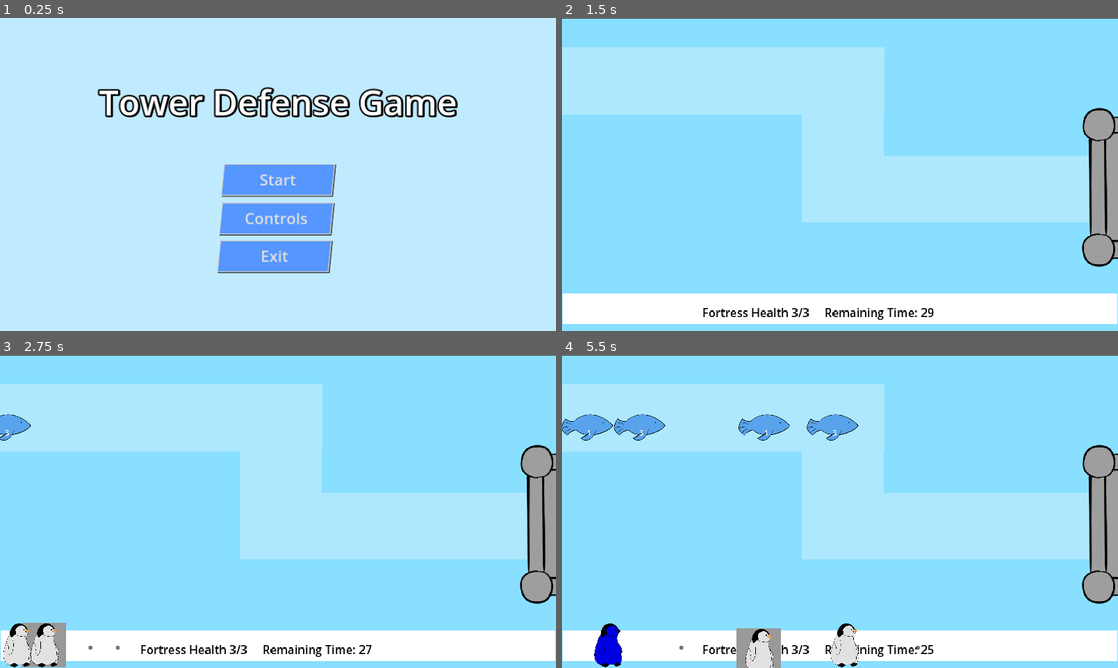
Above: before the commit, frames 1-4 (two rows, left to right).
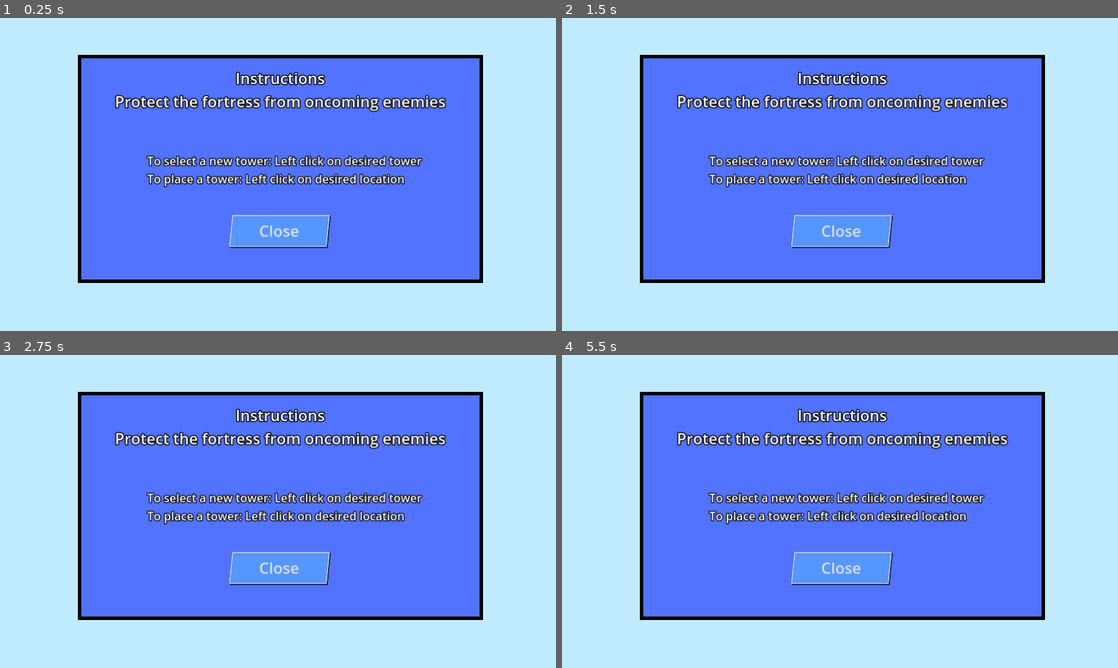
Above: after the commit, the same moments.

Repository: TraighScott/PenguinDefense
Game: Godot game, scene res://menus/main_menu.tscn
Same seed, same stepped clock (60 frames per second), same inputs: the game is played once before the commit and once after it.
Inputs (mouse positions are in pixels of both pictures, inside the frame that each line leads up to):
- Up to frame 1 (0.25 s): no input
- Up to frame 2 (1.5 s): click "Start" at 0.5 s; click (840, 180) at 1.25 s, where only the run after the commit has a clickable "Start"
- Up to frame 3 (2.75 s): click (44, 646) at 2.02 s
- Up to frame 4 (5.5 s): click (678, 649) at 2.77 s; click (678, 649) at 3.52 s; click (756, 649) at 4.27 s; click (756, 649) at 5.02 s

The runs differ from the first frame. In frame 1, 52% of the frame differs, in the area x 14-87%, y 11-85%; in frame 2, 94%; in frame 3, 95%; in frame 4, 95%, in the area x 0-100%, y 0-100%.

Commit message:
Seperate enemy health bars

Diff:
--- a/project/enemy/enemy.gd
+++ b/project/enemy/enemy.gd
@@ -6,17 +6,22 @@
 @export var enemy_type : EnemyType
 
 @onready var path: PathFollow2D = get_parent()
+@onready var health
+@onready var speed
 
 
 func _physics_process(delta):
-	if enemy_type.health <= 0:
+	if health <= 0:
 		get_parent().get_parent().queue_free()
-	path.set_progress(path.get_progress() + enemy_type.speed * delta)
-	$EnemyHealth.text = "%d" % enemy_type.health
+	path.set_progress(path.get_progress() + speed * delta)
+	$EnemyHealth.text = "%d" % health
 
 
 func load_enemy_type(new_enemy : EnemyType):
 	enemy_type = new_enemy
+	health = enemy_type.health
+	speed = enemy_type.speed
+	enemy_type.duplicate()
 
 
 func _on_visible_on_screen_notifier_2d_screen_exited() -> void:
@@ -28,5 +33,5 @@
 func _on_area_2d_body_entered(body: Node2D) -> void:
 	if body.is_in_group("projectile"):
 		SoundController.enemy_defeated_sound()
-		enemy_type.health -= 1
+		health -= 1
 		body.queue_free()
--- a/project/enemy/enemy.tscn
+++ b/project/enemy/enemy.tscn
@@ -1,8 +1,15 @@
-[gd_scene load_steps=6 format=3 uid="uid://bgyqj86t0f3hy"]
+[gd_scene load_steps=7 format=3 uid="uid://bgyqj86t0f3hy"]
 
 [ext_resource type="Script" path="res://enemy/enemy.gd" id="1_ggy8h"]
+[ext_resource type="Script" path="res://enemy/enemy_type.gd" id="2_icyul"]
 [ext_resource type="Texture2D" uid="uid://chm1khjakxggl" path="res://enemy/fish.png" id="2_npaq2"]
-[ext_resource type="Resource" uid="uid://c5bla5usc3j7t" path="res://enemy/fish.tres" id="2_rurkx"]
+
+[sub_resource type="Resource" id="Resource_lysw5"]
+resource_local_to_scene = true
+script = ExtResource("2_icyul")
+name = "Fish"
+health = 1
+speed = 220
 
 [sub_resource type="RectangleShape2D" id="RectangleShape2D_dk8ma"]
 size = Vector2(210, 108)
@@ -13,7 +20,7 @@
 [node name="Enemy" type="CharacterBody2D" groups=["enemy"]]
 collision_layer = 2
 script = ExtResource("1_ggy8h")
-enemy_type = ExtResource("2_rurkx")
+enemy_type = SubResource("Resource_lysw5")
 
 [node name="Sprite2D" type="Sprite2D" parent="."]
 texture_filter = 1
--- a/project/enemy/path_1.gd
+++ b/project/enemy/path_1.gd
@@ -1,9 +1,12 @@
 extends Path2D
+
 
 @onready var enemy: CharacterBody2D = $PathFollow2D/Enemy
 @onready var fish := load("res://enemy/fish.tres")
 @onready var fast_fish := load("res://enemy/fast_fish.tres")
 @onready var tanky_fish := load("res://enemy/tanky_fish.tres")
+
+
 func _ready() -> void:
 	var roll = randi_range(1, 30)
 
--- a/project/menus/main_menu.tscn
+++ b/project/menus/main_menu.tscn
@@ -63,7 +63,6 @@
 label_settings = SubResource("LabelSettings_wayrf")
 
 [node name="ControlsBorder" type="ColorRect" parent="."]
-visible = false
 offset_left = 161.0
 offset_top = 76.0
 offset_right = 1001.0
@@ -95,11 +94,13 @@
 
 [node name="Controls" type="Label" parent="ControlsBorder/ControlsBackground"]
 layout_mode = 0
-offset_left = 139.0
-offset_top = 161.0
-offset_right = 672.0
-offset_bottom = 195.0
-text = "To place a tower: Left click on desired location"
+offset_left = 137.0
+offset_top = 195.0
+offset_right = 670.0
+offset_bottom = 229.0
+text = "To select a new tower: Left click on desired tower
+To place a tower: Left click on desired location
+"
 label_settings = SubResource("LabelSettings_wu3we")
 
 [node name="CloseButton" type="Button" parent="ControlsBorder/ControlsBackground"]
--- a/project/tower/aoe_projectile.gd
+++ b/project/tower/aoe_projectile.gd
@@ -2,5 +2,5 @@
 
 
 func _ready() -> void:
-	await get_tree().create_timer(1.5).timeout
+	await get_tree().create_timer(.05).timeout
 	queue_free()
--- a/project/tower/aoe_projectile.tscn
+++ b/project/tower/aoe_projectile.tscn
@@ -1,9 +1,10 @@
-[gd_scene load_steps=3 format=3 uid="uid://bln7e153tff7y"]
+[gd_scene load_steps=4 format=3 uid="uid://bln7e153tff7y"]
 
 [ext_resource type="Script" path="res://tower/aoe_projectile.gd" id="1_ld6pc"]
+[ext_resource type="Texture2D" uid="uid://b0jc8bul7jqkw" path="res://tower/snowball.png" id="2_217ss"]
 
 [sub_resource type="CircleShape2D" id="CircleShape2D_jxhdf"]
-radius = 284.143
+radius = 207.01
 
 [node name="AoeProjectile" type="StaticBody2D" groups=["projectile"]]
 script = ExtResource("1_ld6pc")
@@ -11,3 +12,9 @@
 [node name="CollisionShape2D" type="CollisionShape2D" parent="."]
 shape = SubResource("CircleShape2D_jxhdf")
 debug_color = Color(0.976487, 0, 0.411479, 0.42)
+
+[node name="Snowball" type="Sprite2D" parent="."]
+modulate = Color(1, 1, 1, 0.0745098)
+position = Vector2(-1, 4)
+scale = Vector2(1.22024, 1.33557)
+texture = ExtResource("2_217ss")
--- a/project/tower/tower.gd
+++ b/project/tower/tower.gd
@@ -26,7 +26,6 @@
 	if id == 2:
 		sprite.modulate = Color.BLUE
 		shoot_timer.wait_time = 2
-
 
 
 func _physics_process(_delta: float) -> void:
--- a/project/tower/tower.tscn
+++ b/project/tower/tower.tscn
@@ -55,6 +55,7 @@
 position = Vector2(148, 0)
 
 [node name="AimButton" type="Button" parent="Marker2D"]
+visible = false
 offset_right = 8.0
 offset_bottom = 8.0
 
Not shown: 2 places in project/enemy/path1.tscn that only renumber resources
